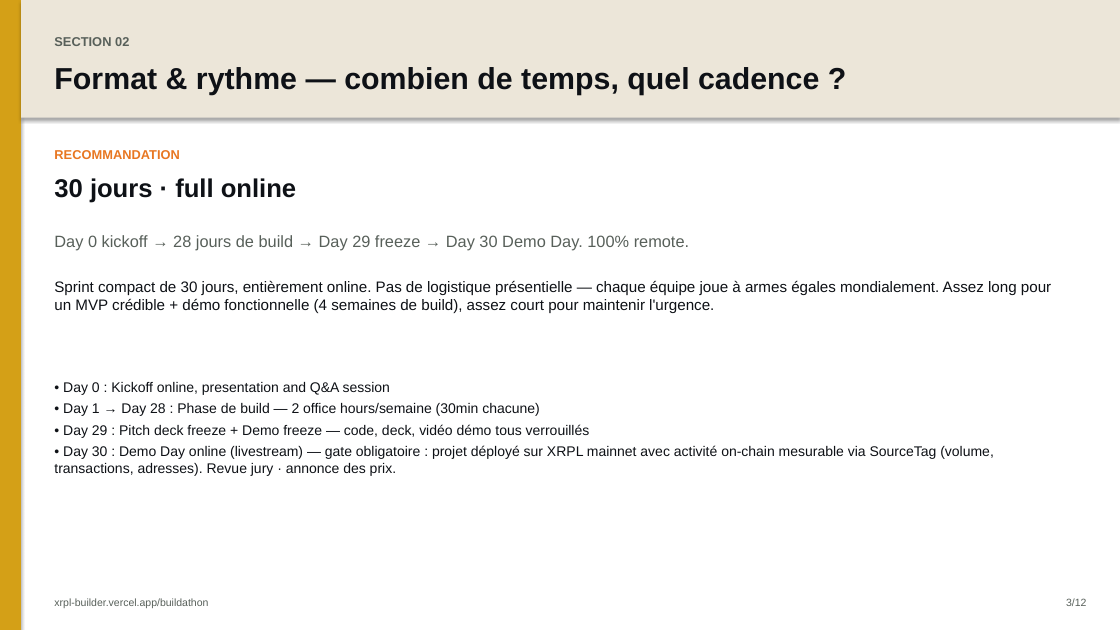
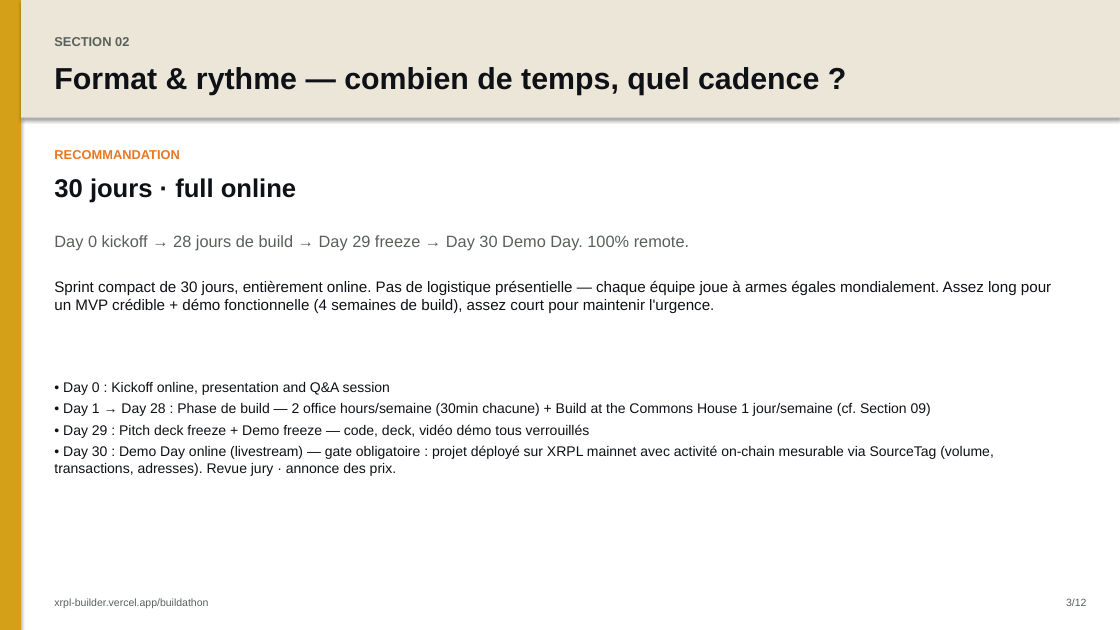
Before and after one commit to AurelienBg/xrpl-builder, a slide deck: slide 4 of buildathon-deck.pptx. Drawn at 1120x630 pixels with LibreOffice and Linux fonts; fonts in the diff are those of the drawing. Boxes give left, top, right and bottom in pixels: in the first picture for what was removed or moved away, otherwise in the second. Text is boxed around its words. In the diff, an @@ line names an element or a change of style, - is before the commit and + after.

```diff
--- a/buildathon-deck.pptx
+++ b/buildathon-deck.pptx
@@ text at bbox=[63, 403, 931, 416]: text changed @@
-• Day 1 → Day 28 : Phase de build — 2 office hours/semaine (30min chacune)
+• Day 1 → Day 28 : Phase de build — 2 office hours/semaine (30min chacune) + Build at the Commons House 1 jour/semaine (cf. Section 09)
```
Also in this commit, not shown: 3 other slides changed, 3 other files.
